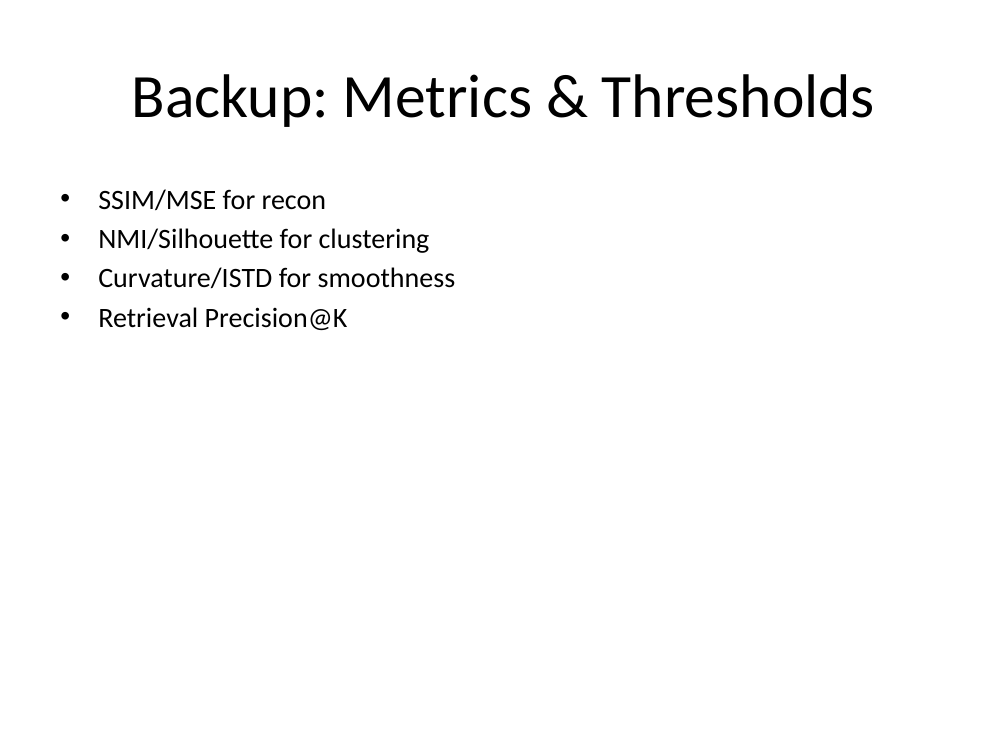
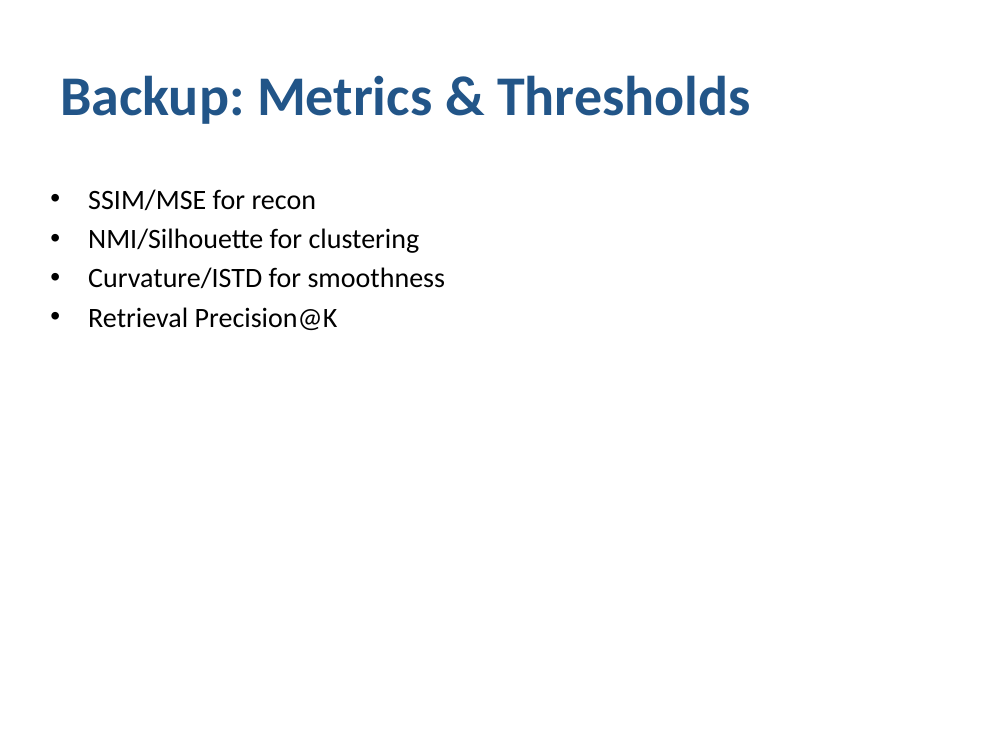
Before and after one commit to csmangum/latent_experience_modeling, a slide deck: slide 14 of CIMC_Proposal_Presentation.pptx. Drawn at 1008x756 pixels with LibreOffice and Linux fonts; fonts in the diff are those of the drawing. Boxes give left, top, right and bottom in pixels: in the first picture for what was removed or moved away, otherwise in the second. Text is boxed around its words. In the diff, an @@ line names an element or a change of style, - is before the commit and + after.

```diff
--- a/CIMC_Proposal_Presentation.pptx
+++ b/CIMC_Proposal_Presentation.pptx
@@ title "Backup: Metrics & Thresholds" at box(60, 75, 751, 124): size 44 to 40 pt, text colour #000000 to #225588, bold on; alignment centre to left @@
@@ text "SSIM/MSE for recon": place and size @@
-text "SSIM/MSE for recon" at box(98, 189, 456, 330)
+text "SSIM/MSE for recon" at box(88, 189, 446, 330)
```
Also in this commit, not shown: 14 other slides changed, 2 other files.
